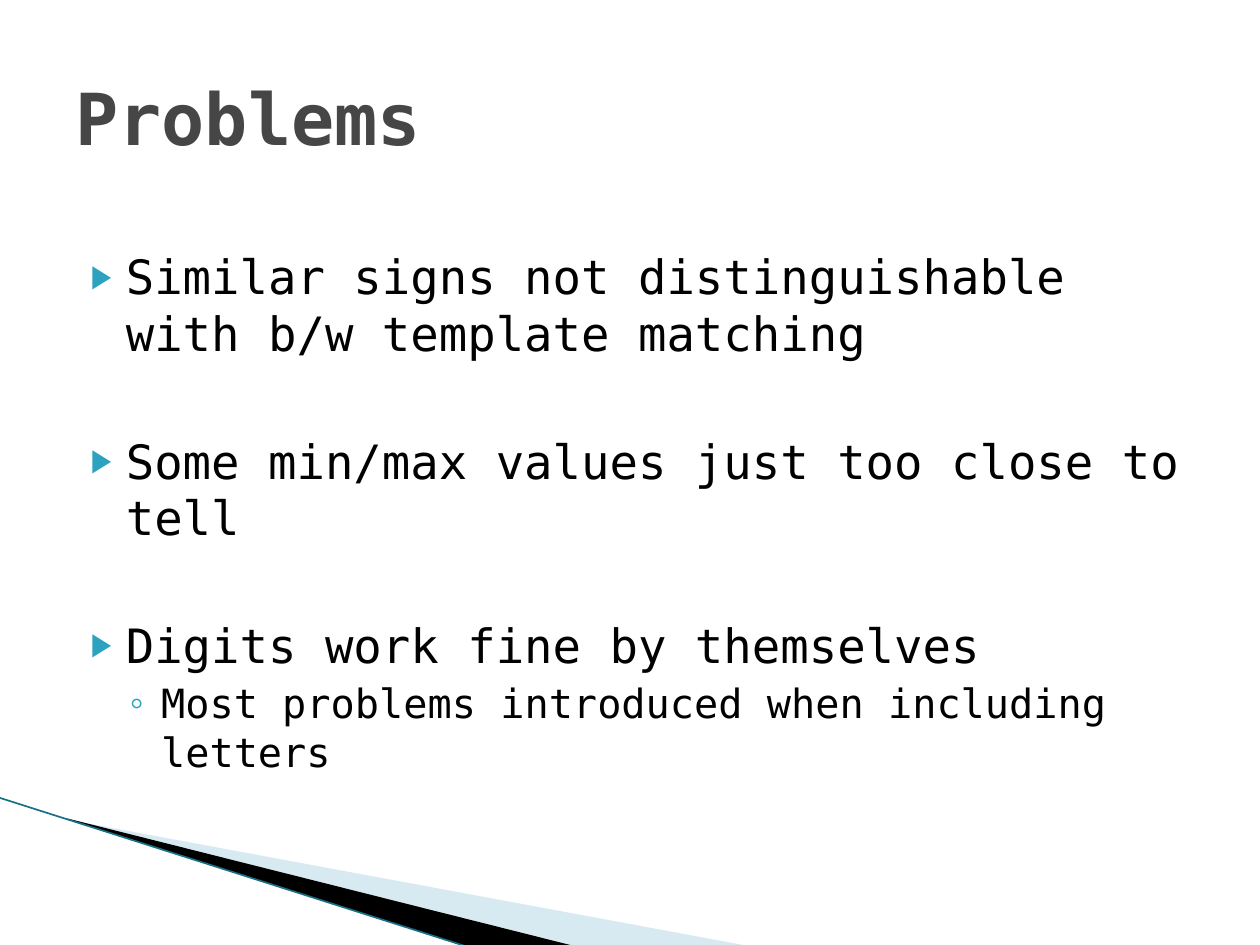
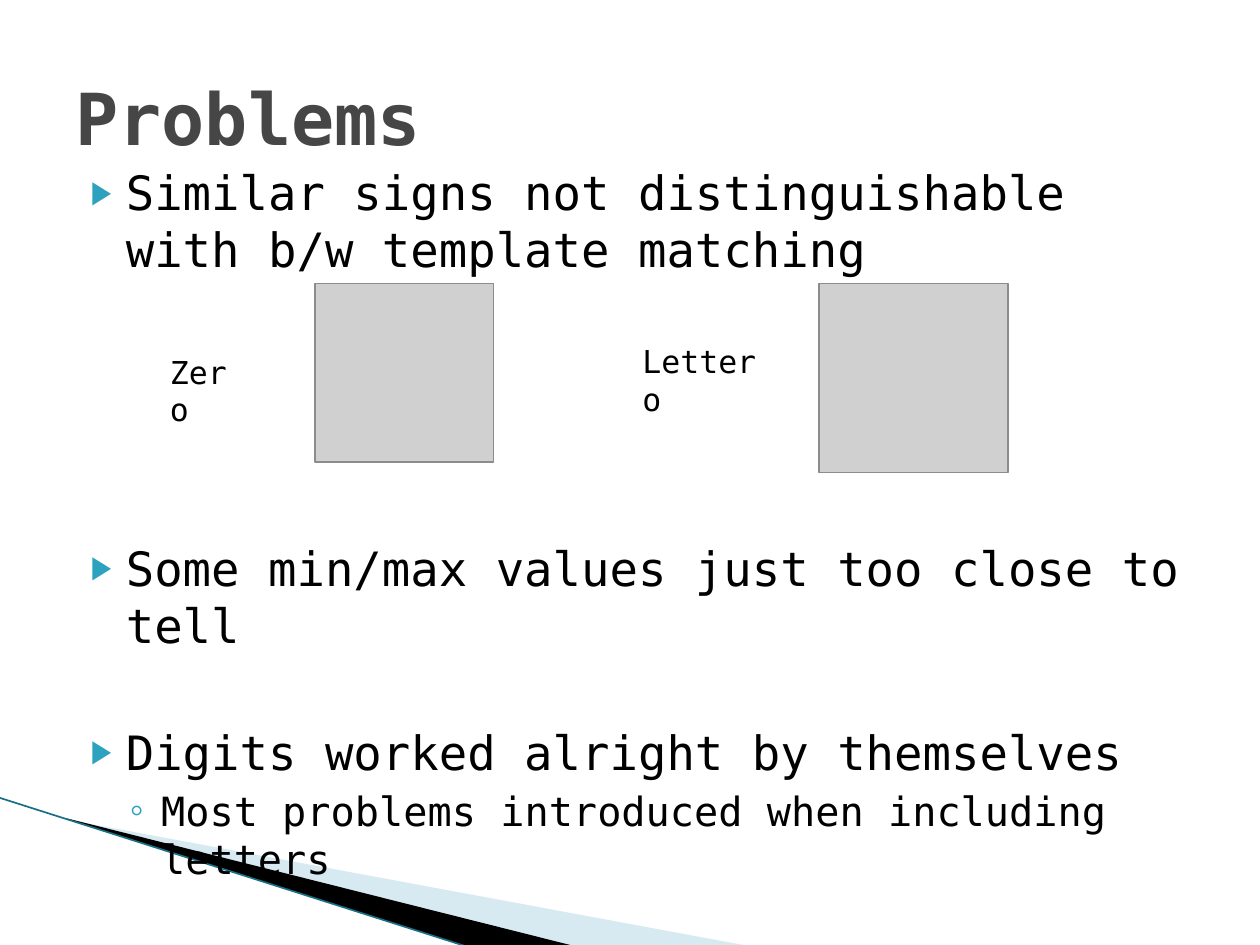
Before and after one commit to lanxinwoaini/robotic-vision-631, a slide deck: slide 5 of Winter2011/Presentation/Project Presentation.pptx. Drawn at 1260x945 pixels with LibreOffice and Linux fonts; fonts in the diff are those of the drawing; grey boxes stand for pictures; background and template pictures are left out. Boxes give left, top, right and bottom in pixels: in the first picture for what was removed or moved away, otherwise in the second. Text is boxed around its words. In the diff, an @@ line names an element or a change of style, - is before the commit and + after.

Commit message:
added some template images

```diff
--- a/Winter2011/Presentation/Project Presentation.pptx
+++ b/Winter2011/Presentation/Project Presentation.pptx
@@ text "Similar signs not distinguishable with ...": place and size @@
-text "Similar signs not distinguishable with ..." at box(126, 257, 1179, 768)
+text "Similar signs not distinguishable with ..." at box(126, 173, 1179, 835)
@@ picture added at box(315, 284, 494, 462) @@
@@ picture added at box(819, 284, 1008, 472) @@
@@ text added at box(158, 346, 252, 397), 18 pt, text #000000 @@
+Zero
@@ text added at box(642, 350, 756, 412), 18 pt, text #000000 @@
+Letter o
@@ text at box(126, 733, 1122, 780): text changed @@
-▶ Digits work fine by themselves
+▶ Digits worked alright by themselves
```
Also in this commit, not shown: 1 other slide changed.
